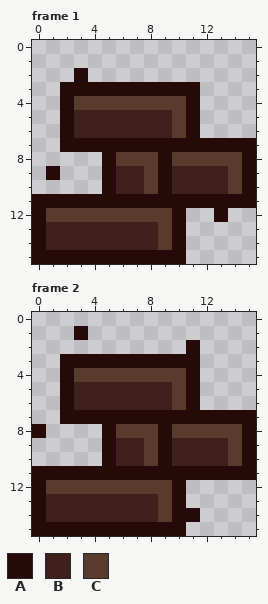
A pixel-art file gets an edit: assets/sprites/fallingRock.ase. Above: the version before the commit.
16x16 pixels, 11 frames. Shown: frame 1, frame 2. The commit also changed other frames, which this record leaves out.
Palette (. is transparent): A #260a0a  B #40201a  C #593b2d
Pixels before, frame 1, first column x 0:
 2 ...A............
 3 ..AAAAAAAAAA....
 4 ..ACCCCCCCCA....
 5 ..ABBBBBBBCA....
 6 ..ABBBBBBBCA....
 7 ..AAAAAAAAAAAAAA
 8 .....ACCCACCCCCA
 9 .A...ABBCABBBBCA
10 .....ABBCABBBBCA
11 AAAAAAAAAAAAAAAA
12 ACCCCCCCCCA..A..
13 ABBBBBBBBCA.....
14 ABBBBBBBBCA.....
15 AAAAAAAAAAA.....
Pixels before, frame 2, first column x 0:
 1 ...A............
 2 ...........A....
 3 ..AAAAAAAAAA....
 4 ..ACCCCCCCCA....
 5 ..ABBBBBBBCA....
 6 ..ABBBBBBBCA....
 7 ..AAAAAAAAAAAAAA
 8 A....ACCCACCCCCA
 9 .....ABBCABBBBCA
10 .....ABBCABBBBCA
11 AAAAAAAAAAAAAAAA
12 ACCCCCCCCCA.....
13 ABBBBBBBBCA.....
14 ABBBBBBBBCAA....
15 AAAAAAAAAAA.....
Now the later version:
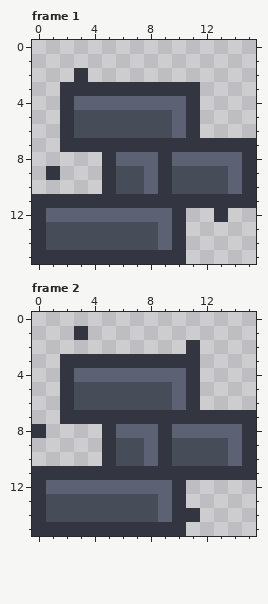
Changes in this commit:
Colour A changes from #260a0a to #333640.
Colour B changes from #40201a to #474c59.
Colour C changes from #593b2d to #5c6273.
